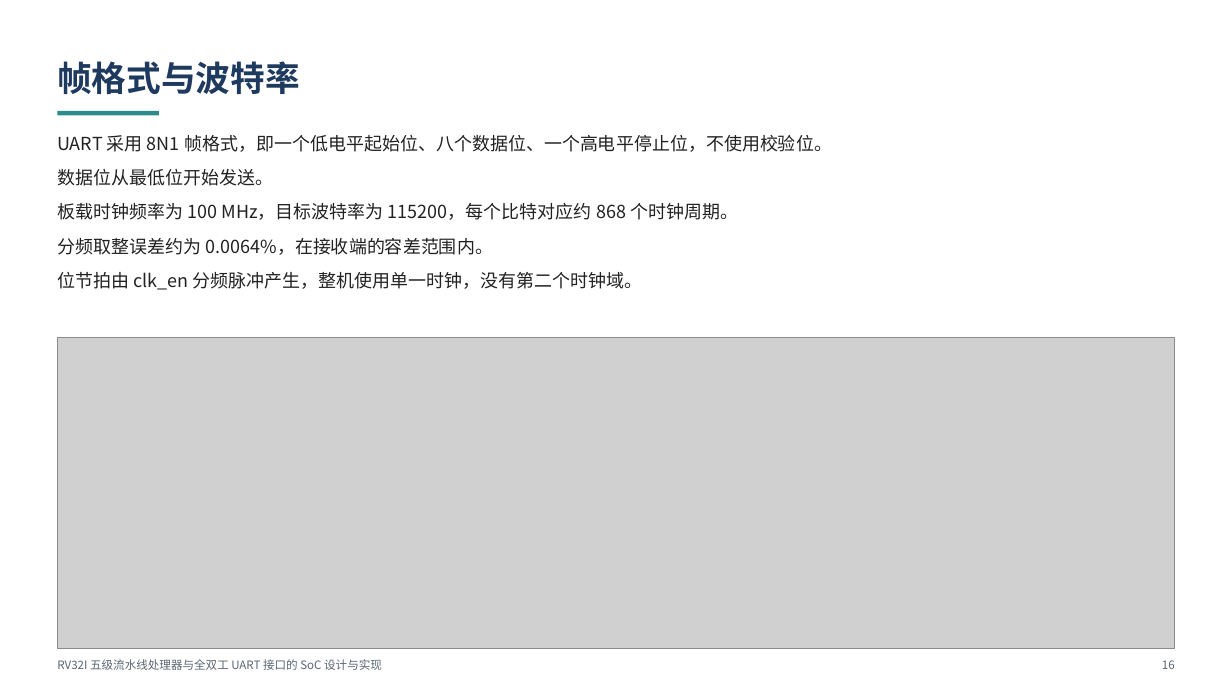
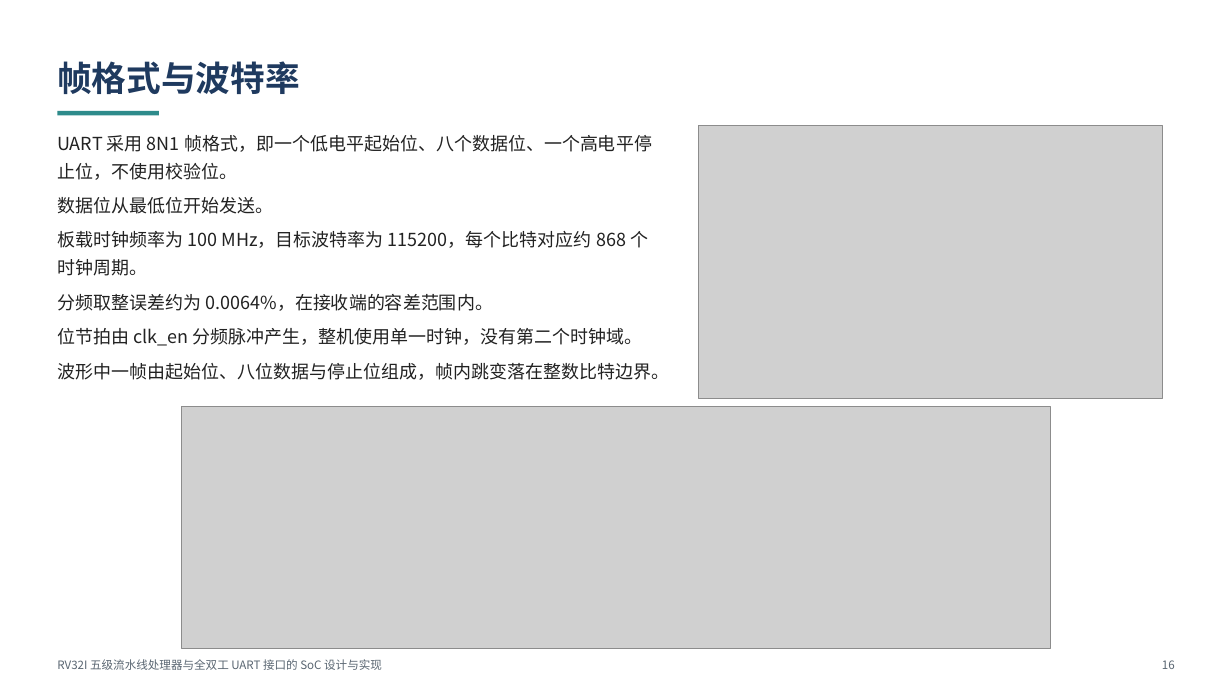
Before and after one commit to StarryReverie/board, a slide deck: slide 16 of ppt/out/课程设计_验收答辩.pptx. Drawn at 1232x693 pixels with LibreOffice and Linux fonts; fonts in the diff are those of the drawing; grey boxes stand for pictures. Boxes give left, top, right and bottom in pixels: in the first picture for what was removed or moved away, otherwise in the second. Text is boxed around its words. In the diff, an @@ line names an element or a change of style, - is before the commit and + after.

Commit message:
docs(ppt): 实验二波形页、分工页与下板实拍接入
- 帧格式与波特率 / 发送忙碌状态 / 统一编址 三页改 right-bottom，各配人工截图 + 聚焦重绘波形（exp2-duplex / exp2-mmio）

- 分工页与封面组员（柯宁皓为组长，列首）；封面补日期 2026 年 9 月 18 日

- 下板页补现场实拍图 ppt/assets/下板终端日志.jpg；outline.md 同步

- 重建 pptx（36 页，无占位）

```diff
--- a/ppt/out/课程设计_验收答辩.pptx
+++ b/ppt/out/课程设计_验收答辩.pptx
@@ picture added at box(699, 126, 1163, 398) @@
@@ text at box(57, 363, 669, 380): paragraph added @@
+波形中一帧由起始位、八位数据与停止位组成，帧内跳变落在整数比特边界。
@@ picture: place and size @@
-picture at box(57, 337, 1175, 649)
+picture at box(182, 407, 1051, 649)
```
Also in this commit, not shown: 5 other slides changed, 3 other files.
